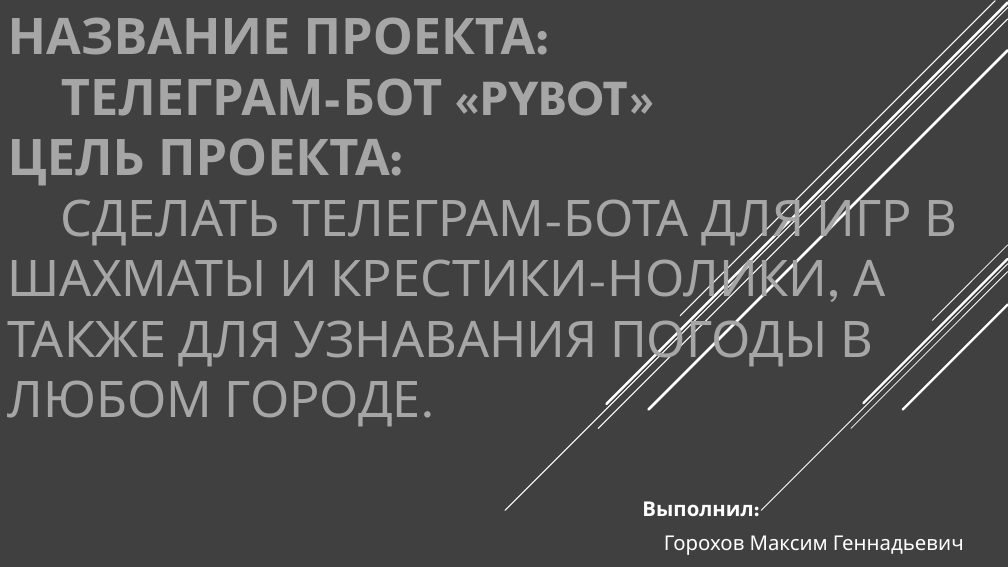
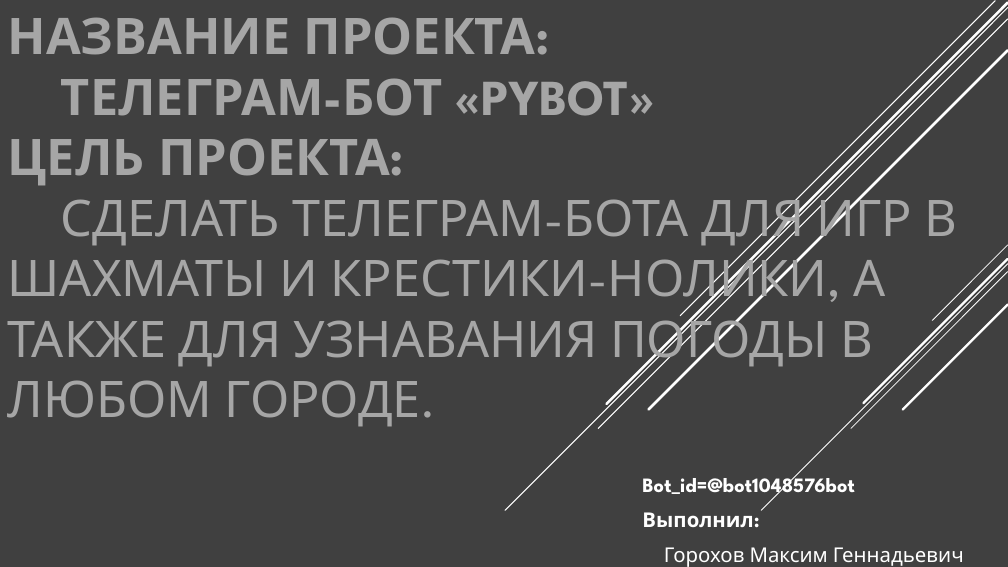
Before and after one commit to yandexlyceum0mg/pybot, a slide deck: slide 1 of Презентация pybot.pptx. Drawn at 1008x567 pixels with LibreOffice and Linux fonts; fonts in the diff are those of the drawing. Boxes give left, top, right and bottom in pixels: in the first picture for what was removed or moved away, otherwise in the second. Text is boxed around its words. In the diff, an @@ line names an element or a change of style, - is before the commit and + after.

```diff
--- a/Презентация pybot.pptx
+++ b/Презентация pybot.pptx
@@ subtitle "Bot_id=@bot1048576bot": place and size @@
-subtitle "Bot_id=@bot1048576bot" at box(642, 501, 964, 555)
+subtitle "Bot_id=@bot1048576bot" at box(642, 472, 964, 567)
@@ subtitle at box(642, 472, 855, 498): paragraph added @@
+Bot_id=@bot1048576bot
```
Also in this commit, not shown: 1 other file.
